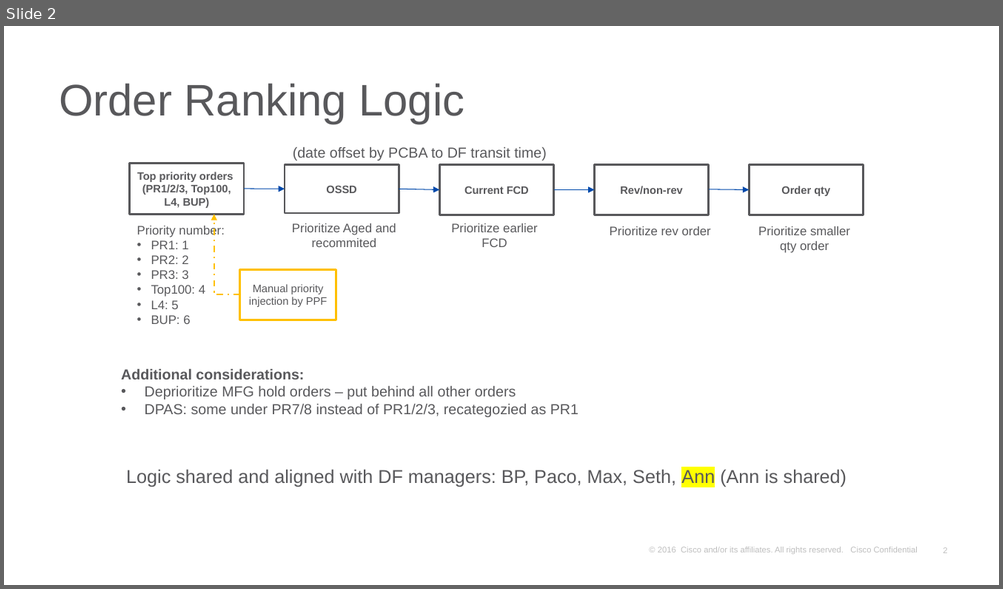
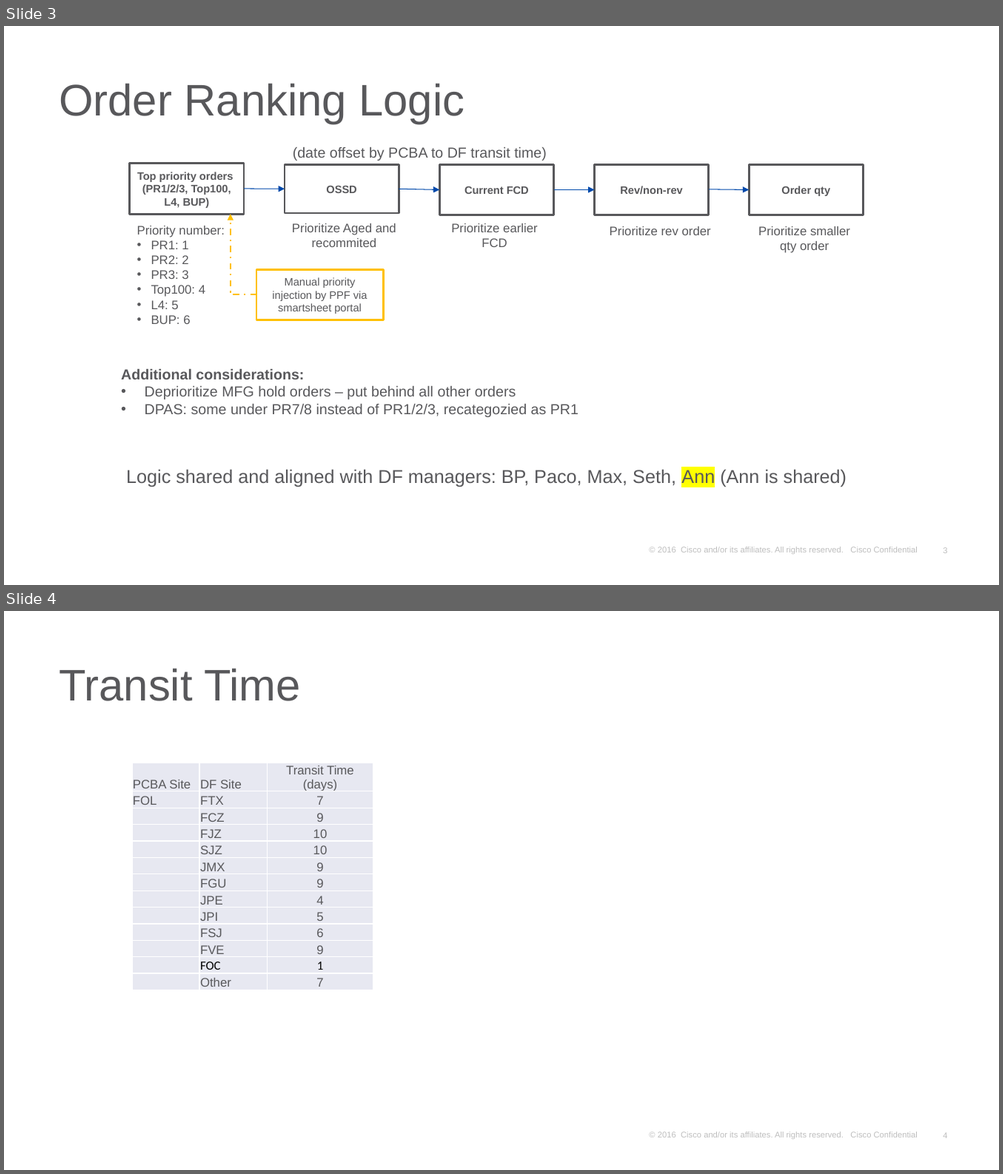
Before and after one commit to kenwang4585/pcba_allocation, a slide deck: PCBA allocation Sep 29.pptx. Shown one above the other, each under a label of ours: slide 2 before the commit, slides 3 and 4 after it. The pictures are 1003x589 and 1003x1174 pixels, drawn with LibreOffice and Linux fonts; fonts in the diff are those of the drawing; background and template pictures are left out. Boxes give left, top, right and bottom in pixels: in the first picture for what was removed or moved away, otherwise in the second. Text is boxed around its words. In the diff, an @@ line names an element or a change of style, - is before the commit and + after.

Commit message:
update transit

```diff
--- a/PCBA allocation Sep 29.pptx
+++ b/PCBA allocation Sep 29.pptx
@@ slide 4 added at box(4, 611, 999, 1170), background #FFFFFF; not listed: 2 template elements that a slide beside it also shows @@
@@ title added at box(59, 668, 301, 701), 42.7 pt, text #58585B @@
+Transit Time
@@ table added at box(132, 763, 373, 993), 13 rows, 3 columns @@
+PCBA Site | DF Site | Transit Time (days)
+FOL | FTX | 7
+ | FCZ | 9
+ | FJZ | 10
+ | SJZ | 10
+ | JMX | 9
+ | FGU | 9
+ | JPE | 4
+ | JPI | 5
+ | FSJ | 6
+ | FVE | 9
+ | FOC | 1
+ | Other | 7
@@ what was slide 2 is now slide 3 @@
@@ slide 3 changed as well @@
@@ elbow arrow moved from (240, 295) - (214, 214) to (256, 295) - (230, 214) @@
@@ rectangle "Manual priority injection by PPF ...": place and size @@
-rectangle "Manual priority injection by PPF ..." at box(240, 270, 336, 320)
+rectangle "Manual priority injection by PPF ..." at box(256, 270, 383, 320)
@@ text in rectangle at box(272, 278, 367, 314): text changed @@
-Manual priority injection by PPF
+Manual priority injection by PPF via smartsheet portal
```
Also in this commit, not shown: 2 other slides changed, 2 other files.
